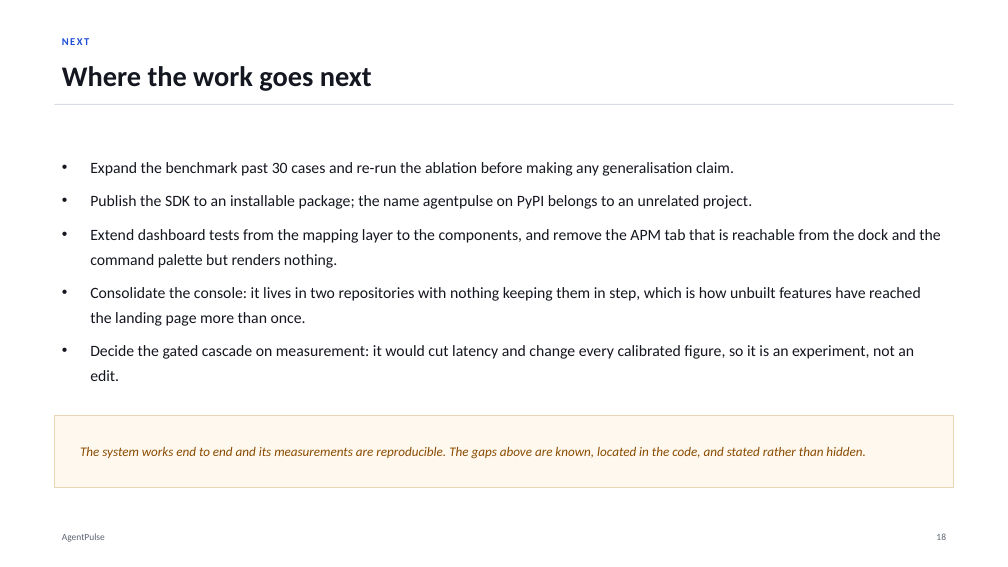
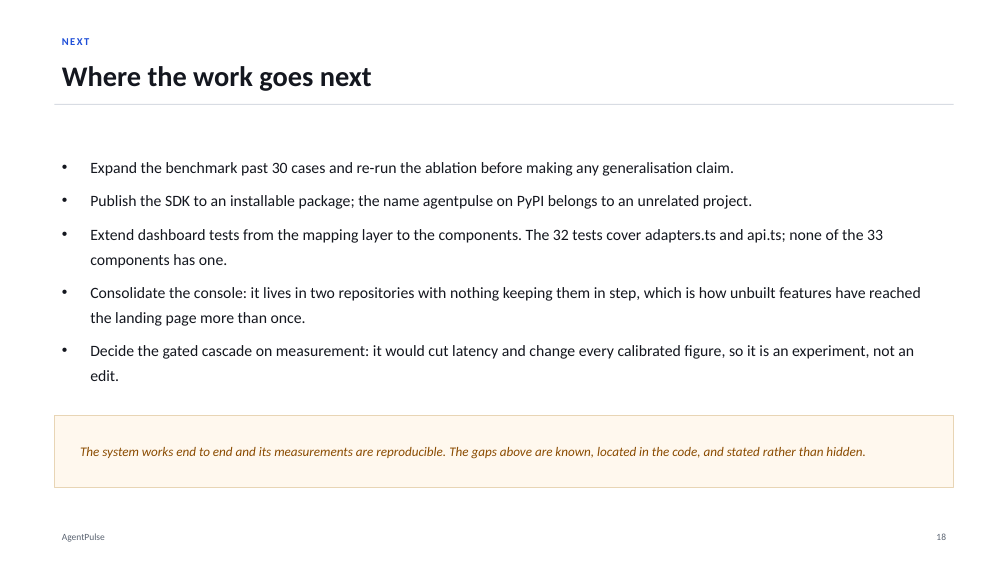
Before and after one commit to Soum-Code/agentpulse, a slide deck: slide 19 of presentation/AgentPulse_Project_Deck.pptx. Drawn at 1008x567 pixels with LibreOffice and Linux fonts; fonts in the diff are those of the drawing. Boxes give left, top, right and bottom in pixels: in the first picture for what was removed or moved away, otherwise in the second. Text is boxed around its words. In the diff, an @@ line names an element or a change of style, - is before the commit and + after.

```diff
--- a/presentation/AgentPulse_Project_Deck.pptx
+++ b/presentation/AgentPulse_Project_Deck.pptx
@@ text at [90, 229, 883, 268]: text changed @@
-• Extend dashboard tests from the mapping layer to the components, and remove the APM tab that is reachable from the dock and the command palette but renders nothing.
+• Extend dashboard tests from the mapping layer to the components. The 32 tests cover adapters.ts and api.ts; none of the 33 components has one.
```
Also in this commit, not shown: 1 other slide changed, 1 other file.
